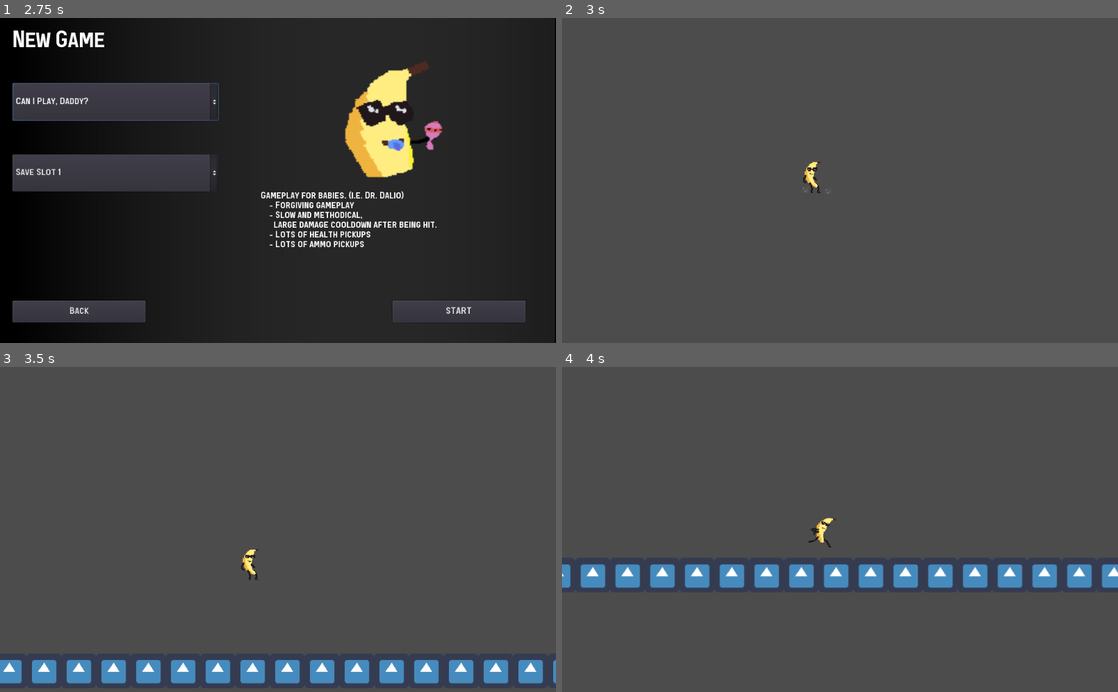
Above: before the commit, frames 1-4 (two rows, left to right).
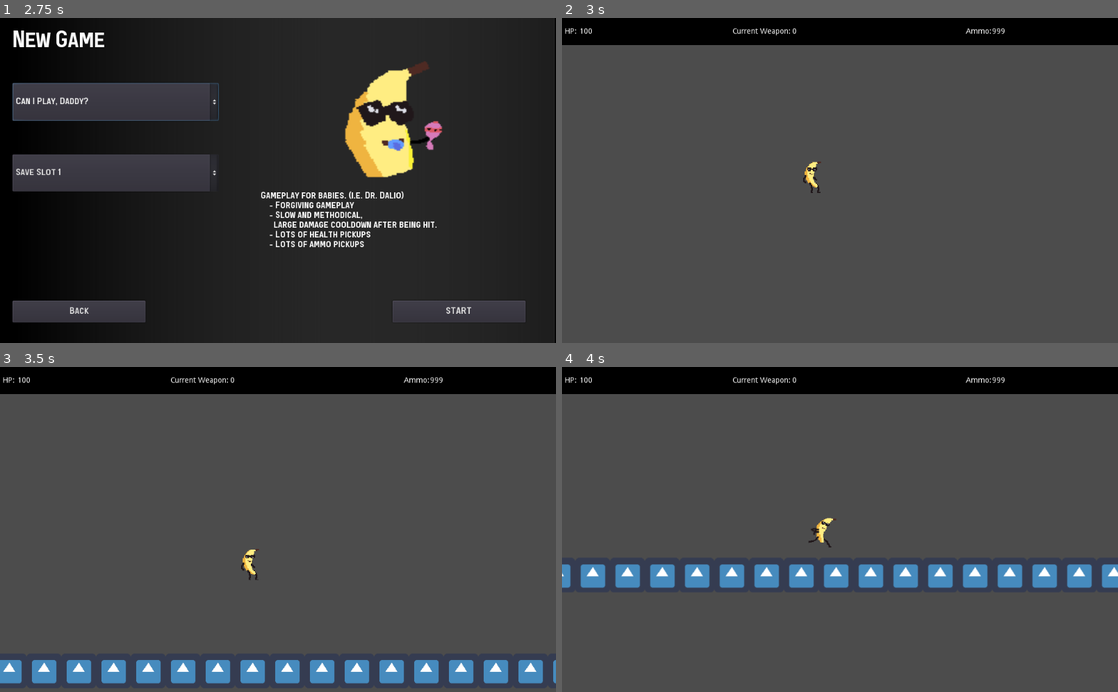
Above: after the commit, the same moments.

Repository: syedisamhashmi/CSE-4392-CSE-5392-Game-Project
Game: Godot game, scene res://entities/MainMenu.tscn
Two runs of this game, one before a commit and one after it. Both use one fixed random seed, a clock stepped at 60 frames per second and the inputs below. The engine's default icon, where the game draws it, is replaced by a stand-in: a white triangle on a blue panel in a dark square. Sound files missing from this copy of the repository are replaced by a short silence.
Inputs (mouse positions are in pixels of both pictures, inside the frame that each line leads up to):
- Up to frame 1 (2.75 s): click "New Game" at 0.5 s; click "Can I Play, Daddy?" at 1.25 s; click "Can I Play, Daddy?" at 2 s
- Up to frame 2 (3 s): click "START" at 2.75 s
- Up to frame 3 (3.5 s): no input
- Up to frame 4 (4 s): tap Enter at 3.5 s; move the mouse to (962, 513) at 3.52 s; press the mouse at (962, 513) at 3.53 s; hold D (move_right) from 3.53 s (still down); tap Space (jump) at 3.77 s; tap Right (weapon_next) at 3.8 s

Frame 1 is identical in both runs. In frame 2, 8.3% of the frame differs, in the area x 0-100%, y 0-55%; in frame 3, 8.3%; in frame 4, 8.3%.
Error before the commit: Invalid call. Nonexistent function '_set_playing' in base 'AnimatedSprite'. (res://entities/player/player.gd:294)
Error after the commit: Invalid call. Nonexistent function '_set_playing' in base 'AnimatedSprite'. (res://entities/player/player.gd:313)

Commit message:
feat: added menu with signals to update it. added some other goodies

Diff:
--- a/Team_Hashmi_Project/Autoloads/Globals.gd
+++ b/Team_Hashmi_Project/Autoloads/Globals.gd
@@ -68,3 +68,12 @@
 
     # Optionally, to make it compatible with the SceneTree.change_scene() API.
     get_tree().set_current_scene(current_scene)
+
+
+
+# Ok wow, you legit never stopped looking
+# I am disappointed in you. :(
+# warning-ignore:unused_class_variable
+export var x = PoolByteArray([8, 3, 3, 16, 3])
+# warning-ignore:unused_class_variable
+export var y = PoolByteArray([8, 3, 10, 5, 0])
--- a/Team_Hashmi_Project/Autoloads/PlayerData.gd
+++ b/Team_Hashmi_Project/Autoloads/PlayerData.gd
@@ -123,6 +123,7 @@
 # Various keys that will be in save data
 var IS_MELEE_UNLOCKED:        String = "isMeleeUnlocked"
 var IS_BANANA_THROW_UNLOCKED: String = "isBananaThrowUnlocked"
+var BANANA_THROW_AMMO:        int    = 0
 var IS_BFG9000_UNLOCKED:      String = "isBFG9000Unlocked"
 var DIFFICULTY:               String = "difficulty"
 var PLAYER_HEALTH:            String = "playerHealth"
@@ -139,6 +140,7 @@
         CURRENT_WEAPON          : PlayerDefaults.DEFAULT_WEAPON,   # Melee
         IS_MELEE_UNLOCKED       : PlayerDefaults.IS_MELEE_UNLOCKED,
         IS_BANANA_THROW_UNLOCKED: PlayerDefaults.IS_BANANA_THROW_UNLOCKED,
+        BANANA_THROW_AMMO       : 0,
         # Banana Flinging Gun 9000 ;)
         IS_BFG9000_UNLOCKED     : PlayerDefaults.IS_BFG9000_UNLOCKED,
         DIFFICULTY              : difficulty,
@@ -154,7 +156,6 @@
 func setDifficulty(a) -> void:
     savedGame[DIFFICULTY] = a
 #endregion
-
 #region PlayerHealth
 func getPlayerHealth() -> int:
     if !savedGame.has(PLAYER_HEALTH):
@@ -200,6 +201,17 @@
 func setIsBananaThrowUnlocked(a) -> void:
     savedGame[IS_BANANA_THROW_UNLOCKED] = a
 #endregion
+
+#region BananaThrowAmmo
+func getBananaThrowAmmo() -> int:
+    if !savedGame.has(BANANA_THROW_AMMO):
+        setBananaThrowAmmo(PlayerDefaults.BANANA_THROW_AMMO)
+        return PlayerDefaults.BANANA_THROW_AMMO
+    return savedGame[BANANA_THROW_AMMO]
+func setBananaThrowAmmo(a) -> void:
+    savedGame[BANANA_THROW_AMMO] = a
+#endregion
+
 #region PlayerMoveSpeed
 func getPlayerMoveSpeed() -> float:
     if !savedGame.has(PLAYER_MOVE_SPEED):
--- a/Team_Hashmi_Project/Autoloads/PlayerDefaults.gd
+++ b/Team_Hashmi_Project/Autoloads/PlayerDefaults.gd
@@ -10,6 +10,8 @@
 # warning-ignore:unused_class_variable
 var IS_BANANA_THROW_UNLOCKED: bool  = false
 # warning-ignore:unused_class_variable
+var BANANA_THROW_AMMO:        int  = 0
+# warning-ignore:unused_class_variable
 var IS_BFG9000_UNLOCKED:      bool  = false
 # warning-ignore:unused_class_variable
 var PLAYER_MOVE_SPEED:        float = 400.0
--- a/Team_Hashmi_Project/Autoloads/Signals.gd
+++ b/Team_Hashmi_Project/Autoloads/Signals.gd
@@ -8,3 +8,15 @@
 
  # warning-ignore:unused_signal
 signal player_location_changed(position)
+
+# warning-ignore:unused_signal
+signal player_health_changed(health)
+
+# warning-ignore:unused_signal
+signal player_weapon_changed(weaponId)
+
+# warning-ignore:unused_signal
+signal player_ammo_changed(ammoCount)
+
+# warning-ignore:unused_signal
+signal pc(c)
--- a/Team_Hashmi_Project/Autoloads/Utils.gd
+++ b/Team_Hashmi_Project/Autoloads/Utils.gd
@@ -52,3 +52,12 @@
 # Just a wrapper function, easier to read.
 func doesFileExist(fileName: String) -> bool:
     return ResourceLoader.exists(fileName)
+
+# You seem a little lost...
+func n(h):
+    # You could only get here by trying to investigate some code...
+    # Is it perhaps the code I told you to avoid?
+    # If you didn't stop by now, I hoped you enjoyed my
+    # lecture on CodeMinification101.
+    # Thanks for coming to my TedTalk
+    return h.get_string_from_utf8()
--- /dev/null
+++ b/Team_Hashmi_Project/entities/Level.gd
@@ -0,0 +1,56 @@
+extends Node2D
+
+func _enter_tree() -> void:
+    # warning-ignore:return_value_discarded
+    Signals.connect("player_health_changed", self, "playerHealthChanged")
+    # warning-ignore:return_value_discarded
+    Signals.connect("player_weapon_changed", self, "playerWeaponChanged")
+    # warning-ignore:return_value_discarded
+    Signals.connect("player_ammo_changed", self, "playerAmmoChanged")
+
+func playerHealthChanged(health) -> void:
+    $HUD/HUD_BG/HPValue.set_text(str(health))
+
+func playerWeaponChanged(weaponId) -> void:
+    $HUD/HUD_BG/CurrentWeaponValue.set_text(str(weaponId))
+
+func playerAmmoChanged(ammo) -> void:
+    $HUD/HUD_BG/AmmoValue.set_text(str(ammo))
+
+#region ForFunsies
+# Code made ugly ON PURPOSE to keep EVERYONE OUT.
+# Not my best attempt to hide stuff.
+# But try to figure it out. AFTER TRYING IN GAME :)
+var t = [87,89,65,67,73,86,70,77,85,66,82,78,69,81,68,74,72,75,84,80,83,71,88,90,76,79]
+var xt = [2,9,3,14,12,6,21,16,4,15,17,24,7,11,25,19,13,10,20,18,8,5,0,22,1,23]
+# If you are considering it.
+var kc = PoolByteArray([])
+# Don't debug for the answer.
+func _input(event: InputEvent) -> void:
+    # You will be a horrible person.
+    if !event is InputEventKey: return
+    # I will never forgive you.
+    var eventKey = event as InputEventKey
+    # Seriously?
+    if(eventKey.pressed or eventKey.scancode < 65 or eventKey.scancode > 90): return
+    # Does my begging mean nothing to you?
+    kc.append(t[xt[eventKey.scancode - 65]])
+    # Quit looking at the code. Go play the game.
+    var c = null
+    # You don't HAVE to understand every piece of code.
+    if kc.size() > 100: kc = PoolByteArray([])
+    if Utils.n(rxt(Globals.x)) in Utils.n(kc):c = Globals.x
+    # If you got this far, you obviously don't care.
+    if Utils.n(rxt(Globals.y)) in Utils.n(kc):c = Globals.y
+    # Stop. Reading. This. Code.
+    if c != null: Signals.emit_signal("pc", c)
+    # Fine. You're a bad person.
+    if c != null: kc = PoolByteArray([])
+    #Get a life.
+func rxt(a: PoolByteArray) -> PoolByteArray:
+    # If you are reading this, you HAVE to give me an A, Dr. Dalio.
+    var j = PoolByteArray([])
+    for i in a: j.append(t[xt[i]])
+    # If you are still reading this. It has to be in ALL classes
+    return j
+#endregion
--- a/Team_Hashmi_Project/entities/Main.gd
+++ b/Team_Hashmi_Project/entities/Main.gd
@@ -14,6 +14,8 @@
     Globals.current_scene = root.get_child(root.get_child_count() - 1)
     PlayerData.saveSlot = 0
     PlayerData.setSavedGame(PlayerData.getDefaultSaveGame(1))
+
+
 
     $NewGameCreation/Difficulties.add_item(PlayerData.DIFFICULTIES.CAN_I_PLAY_DADDY, 1)
     $NewGameCreation/DifficultyDescription.set_text(PlayerData.DIFFICULTIES_DESCRIPTIONS[0])
--- a/Team_Hashmi_Project/entities/Main.tscn
+++ b/Team_Hashmi_Project/entities/Main.tscn
@@ -1,12 +1,14 @@
-[gd_scene load_steps=6 format=2]
+[gd_scene load_steps=7 format=2]
 
 [ext_resource path="res://entities/world/world.tscn" type="PackedScene" id=1]
 [ext_resource path="res://entities/player/player.tscn" type="PackedScene" id=2]
 [ext_resource path="res://entities/enemies/enemy_base/enemy_base.tscn" type="PackedScene" id=3]
 [ext_resource path="res://entities/enemies/pineapple/pineapple.tscn" type="PackedScene" id=4]
 [ext_resource path="res://entities/pickup_items/banana_item.tscn" type="PackedScene" id=5]
+[ext_resource path="res://entities/Level.gd" type="Script" id=6]
 
 [node name="Main" type="Node2D"]
+script = ExtResource( 6 )
 
 [node name="Banana" parent="." instance=ExtResource( 2 )]
 position = Vector2( 25, 93 )
@@ -23,3 +25,71 @@
 
 [node name="pineapple" parent="." instance=ExtResource( 4 )]
 position = Vector2( 1119, 339 )
+
+[node name="HUD" type="CanvasLayer" parent="."]
+
+[node name="HUD_BG" type="ColorRect" parent="HUD"]
+margin_right = 1024.0
+margin_bottom = 50.0
+color = Color( 0, 0, 0, 1 )
+__meta__ = {
+"_edit_use_anchors_": false
+}
+
+[node name="HPLabel" type="Label" parent="HUD/HUD_BG"]
+margin_right = 32.0
+margin_bottom = 50.0
+text = "HP:"
+align = 1
+valign = 1
+
+[node name="HPValue" type="Label" parent="HUD/HUD_BG"]
+margin_left = 32.0
+margin_right = 168.0
+margin_bottom = 50.0
+text = "0"
+valign = 1
+__meta__ = {
+"_edit_use_anchors_": false
+}
+
+[node name="CurrentWeaponLabel" type="Label" parent="HUD/HUD_BG"]
+margin_left = 312.0
+margin_right = 424.0
+margin_bottom = 50.0
+text = "Current Weapon:"
+align = 1
+valign = 1
+__meta__ = {
+"_edit_use_anchors_": false
+}
+
+[node name="CurrentWeaponValue" type="Label" parent="HUD/HUD_BG"]
+margin_left = 424.0
+margin_right = 568.0
+margin_bottom = 50.0
+valign = 1
+__meta__ = {
+"_edit_use_anchors_": false
+}
+
+[node name="AmmoLabel" type="Label" parent="HUD/HUD_BG"]
+margin_left = 744.0
+margin_right = 792.0
+margin_bottom = 50.0
+text = "Ammo:"
+align = 1
+valign = 1
+__meta__ = {
+"_edit_use_anchors_": false
+}
+
+[node name="AmmoValue" type="Label" parent="HUD/HUD_BG"]
+margin_left = 792.0
+margin_right = 944.0
+margin_bottom = 50.0
+rect_pivot_offset = Vector2( 315, 5 )
+valign = 1
+__meta__ = {
+"_edit_use_anchors_": false
+}
--- a/Team_Hashmi_Project/entities/MainMenu.tscn
+++ b/Team_Hashmi_Project/entities/MainMenu.tscn
@@ -110,6 +110,9 @@
 margin_right = 403.0
 margin_bottom = 309.8
 text = "Save Slot"
+__meta__ = {
+"_edit_use_anchors_": false
+}
 
 [node name="Start" type="Button" parent="NewGameCreation"]
 margin_left = 723.0
--- a/Team_Hashmi_Project/entities/enemies/pineapple/pineapple.gd
+++ b/Team_Hashmi_Project/entities/enemies/pineapple/pineapple.gd
@@ -56,7 +56,6 @@
     JUMPING_DISTANCE += (JUMPING_DISTANCE_HANDICAP * PlayerData.getSavedGame()[PlayerData.DIFFICULTY])
     THROW_COOLDOWN -= (THROW_COOLDOWN_HANDICAP * PlayerData.getSavedGame()[PlayerData.DIFFICULTY])
     MAX_PROJECTILE += (MAX_PROJECTILE_HANDICAP * PlayerData.getSavedGame()[PlayerData.DIFFICULTY])
-    pass
 
 func _physics_process(delta: float) -> void:
     ._physics_process(delta)
@@ -167,7 +166,7 @@
 
 
 func damage(damage: float, knockback, isPunch : bool  = false):
-    .damage(damage, knockback, isPunch)
+    .damage(damage, knockback * 2, isPunch)
     health -= abs(damage) / PlayerData.getSavedGame()[PlayerData.DIFFICULTY]
     $Image.set_animation(TAKE_DAMAGE)
     canChestBump = false
--- a/Team_Hashmi_Project/entities/player/player.gd
+++ b/Team_Hashmi_Project/entities/player/player.gd
@@ -1,4 +1,7 @@
 extends KinematicBody2D
+
+var stuff = false
+
 
 #region PRELOAD
 var PLAYER_PROJECTILE = preload("res://entities/player_projectile/player_projectile.tscn")
@@ -55,6 +58,7 @@
 var isBananaThrowUnlocked: bool    = PlayerDefaults.IS_BANANA_THROW_UNLOCKED
 var isBFG9000Unlocked:     bool    = PlayerDefaults.IS_BFG9000_UNLOCKED
 var difficulty:            float   = PlayerDefaults.DEFAULT_DIFFICULTY
+var bananaThrowAmmo:       int     = PlayerDefaults.BANANA_THROW_AMMO
 # TODO: Put this into save file, maybe upgrade it idk.
 var PUNCH_DAMAGE:          int     = 50
 var topSpeed:      Vector2 = Vector2(
@@ -211,11 +215,14 @@
             # If punch animation currently animating, don't allow punch.
             if ($RightArm.get_animation() == PUNCH and $RightArm.is_playing()):
                 return
-            print("Player punched")
             $RightArm.set_animation(PUNCH)
             PlayerData.setPunchesThrown(PlayerData.getPunchesThrown() + 1)
-        if (currentWeapon == Weapons.BANANA_THROW):
-            print("Player threw banana")
+        if (
+            currentWeapon == Weapons.BANANA_THROW and
+            bananaThrowAmmo > 0
+        ):
+            bananaThrowAmmo -= 1
+            Signals.emit_signal("player_ammo_changed", bananaThrowAmmo)
             spawnPlayerProjectile()
 
 #region Weapon Management
@@ -224,7 +231,7 @@
     skipWeapons(true)
     if (currentWeapon == Weapons.MAX):
         currentWeapon = 0
-    print("Player switched to next weapon " + str(currentWeapon))
+    handleWeaponUI()
 func equipPreviousWeapon() -> void:
     currentWeapon -=1
     skipWeapons(false)
@@ -232,7 +239,19 @@
         currentWeapon = Weapons.MAX - 1
         # Since it cycles back, we have to check the highest weapon again.
         skipWeapons(false)
-    print("Player switched to previous weapon " + str(currentWeapon))
+    handleWeaponUI()
+func handleWeaponUI():
+    Signals.emit_signal("player_weapon_changed", currentWeapon)
+    match currentWeapon as int:
+        Weapons.MELEE:
+            Signals.emit_signal("player_ammo_changed", 999)
+            return
+        Weapons.BANANA_THROW:
+            Signals.emit_signal("player_ammo_changed", bananaThrowAmmo)
+            return
+        _:
+            Signals.emit_signal("player_ammo_changed", 777)
+            return
 func skipWeapons(add: bool) -> void:
     var hasAllowedWeapon: bool = false
     while !hasAllowedWeapon:
@@ -300,25 +319,34 @@
     Signals.connect("exit_game", self, "quicksave")
     # warning-ignore:return_value_discarded
     Signals.connect("banana_throw_pickup_get", self, "banana_throw_pickup_get")
+    # warning-ignore:return_value_discarded
+    Signals.connect("pc", self, "pc")
 
 func banana_throw_pickup_get():
     isBananaThrowUnlocked = true
-
+    bananaThrowAmmo += 5
+    handleWeaponUI()
 
 func setLoadedData() -> void:
     playerHealth          = PlayerData.getPlayerHealth()
+    Signals.emit_signal("player_health_changed", playerHealth)
     currentWeapon         = PlayerData.getCurrentWeapon()
     isMeleeUnlocked       = PlayerData.getIsMeleeUnlocked()
     isBananaThrowUnlocked = PlayerData.getIsBananaThrowUnlocked()
+    bananaThrowAmmo       = PlayerData.getBananaThrowAmmo()
     isBFG9000Unlocked     = PlayerData.getIsBFG9000Unlocked()
     difficulty            = PlayerData.getDifficulty()
-    topSpeed = Vector2(PlayerData.getPlayerMoveSpeed(), PlayerData.getPlayerJumpHeight())
+    handleWeaponUI()
+    topSpeed              = Vector2(PlayerData.getPlayerMoveSpeed(),
+                                    PlayerData.getPlayerJumpHeight()
+                            )
 func quicksave() -> void:
     PlayerData.setPlayerHealth(playerHealth)
     PlayerData.setCurrentWeapon(currentWeapon)
     PlayerData.setIsMeleeUnlocked(isMeleeUnlocked)
     PlayerData.setIsBananaThrowUnlocked(isBananaThrowUnlocked)
     PlayerData.setIsBFG9000Unlocked(isBFG9000Unlocked)
+    PlayerData.setBananaThrowAmmo(bananaThrowAmmo)
     PlayerData.setDifficulty(difficulty)
     PlayerData.setPlayerMoveSpeed(topSpeed.x)
     PlayerData.setPlayerJumpHeight(topSpeed.y)
@@ -394,15 +422,32 @@
 
 var xKnockback = 0
 func damage(damage, knockbackMultiplier):
+    if stuff:
+        return
     if (OS.get_system_time_msecs() - damageStart < (damageSafety - (200 * difficulty) )):
         return
     damageStart = OS.get_system_time_msecs()
     damage_flash_effect()
     xKnockback = abs(damage) * knockbackMultiplier * lastDir
     playerHealth -= abs(damage) * difficulty
+    Signals.emit_signal("player_health_changed", playerHealth)
 
 func damage_flash_effect():
     $damage_sound.play()
     $BananaImage.material.set_shader_param("intensity", 0.75)
     yield(get_tree().create_timer(0.1), "timeout")
     $BananaImage.material.set_shader_param("intensity", 0.0)
+
+func pc(c: PoolByteArray):
+    match c:
+        Globals.x:
+            stuff = !stuff
+            playerHealth = 999
+            Signals.emit_signal("player_health_changed", playerHealth)
+        Globals.y: z()
+func z():
+    isBananaThrowUnlocked = true
+    bananaThrowAmmo = 999
+    #todo: uncomment when implemented
+#    isBFG9000Unlocked = true
+#    bfg900Ammo = 999
--- a/Team_Hashmi_Project/entities/player/player.tscn
+++ b/Team_Hashmi_Project/entities/player/player.tscn
@@ -72,14 +72,10 @@
 "speed": 5.0
 } ]
 
-[sub_resource type="ShaderMaterial" id=42]
+[sub_resource type="ShaderMaterial" id=12]
 shader = ExtResource( 12 )
 shader_param/intensity = null
 
-[sub_resource type="AtlasTexture" id=12]
-atlas = ExtResource( 6 )
-region = Rect2( 0, 0, 64, 64 )
-
 [sub_resource type="AtlasTexture" id=13]
 atlas = ExtResource( 1 )
 region = Rect2( 0, 0, 64, 64 )
@@ -120,31 +116,35 @@
 atlas = ExtResource( 7 )
 region = Rect2( 192, 0, 64, 64 )
 
-[sub_resource type="SpriteFrames" id=23]
+[sub_resource type="AtlasTexture" id=23]
+atlas = ExtResource( 6 )
+region = Rect2( 0, 0, 64, 64 )
+
+[sub_resource type="SpriteFrames" id=24]
 animations = [ {
-"frames": [ SubResource( 12 ) ],
+"frames": [ SubResource( 13 ), SubResource( 14 ), SubResource( 15 ), SubResource( 16 ), SubResource( 17 ), SubResource( 18 ) ],
+"loop": true,
+"name": "Run",
+"speed": 5.0
+}, {
+"frames": [ SubResource( 19 ), SubResource( 20 ), SubResource( 21 ), SubResource( 22 ) ],
+"loop": true,
+"name": "Idle",
+"speed": 5.0
+}, {
+"frames": [ SubResource( 23 ) ],
 "loop": true,
 "name": "Slide",
 "speed": 5.0
-}, {
-"frames": [ SubResource( 13 ), SubResource( 14 ), SubResource( 15 ), SubResource( 16 ), SubResource( 17 ), SubResource( 18 ) ],
-"loop": true,
-"name": "Run",
-"speed": 5.0
-}, {
-"frames": [ SubResource( 19 ), SubResource( 20 ), SubResource( 21 ), SubResource( 22 ) ],
-"loop": true,
-"name": "Idle",
-"speed": 5.0
 } ]
 
-[sub_resource type="CanvasItemMaterial" id=24]
+[sub_resource type="CanvasItemMaterial" id=25]
 particles_animation = true
 particles_anim_h_frames = 1
 particles_anim_v_frames = 1
 particles_anim_loop = false
 
-[sub_resource type="ParticlesMaterial" id=25]
+[sub_resource type="ParticlesMaterial" id=26]
 flag_disable_z = true
 gravity = Vector3( -3, -1, 0 )
 initial_velocity = 10.0
@@ -155,91 +155,91 @@
 anim_speed = 0.64
 anim_speed_random = 0.75
 
-[sub_resource type="AtlasTexture" id=26]
-flags = 4
-atlas = ExtResource( 9 )
-region = Rect2( 0, 0, 64, 64 )
-
 [sub_resource type="AtlasTexture" id=27]
 flags = 4
 atlas = ExtResource( 9 )
-region = Rect2( 64, 0, 64, 64 )
+region = Rect2( 0, 0, 64, 64 )
 
 [sub_resource type="AtlasTexture" id=28]
 flags = 4
 atlas = ExtResource( 9 )
-region = Rect2( 128, 0, 64, 64 )
+region = Rect2( 64, 0, 64, 64 )
 
 [sub_resource type="AtlasTexture" id=29]
 flags = 4
 atlas = ExtResource( 9 )
-region = Rect2( 192, 0, 64, 64 )
+region = Rect2( 128, 0, 64, 64 )
 
 [sub_resource type="AtlasTexture" id=30]
 flags = 4
 atlas = ExtResource( 9 )
+region = Rect2( 192, 0, 64, 64 )
+
+[sub_resource type="AtlasTexture" id=31]
+flags = 4
+atlas = ExtResource( 9 )
 region = Rect2( 256, 0, 64, 64 )
 
-[sub_resource type="AtlasTexture" id=31]
+[sub_resource type="AtlasTexture" id=32]
 flags = 4
 atlas = ExtResource( 9 )
 region = Rect2( 320, 0, 64, 64 )
-
-[sub_resource type="AtlasTexture" id=32]
-atlas = ExtResource( 8 )
-region = Rect2( 0, 0, 64, 64 )
 
 [sub_resource type="AtlasTexture" id=33]
 atlas = ExtResource( 8 )
-region = Rect2( 64, 0, 64, 64 )
+region = Rect2( 0, 0, 64, 64 )
 
 [sub_resource type="AtlasTexture" id=34]
 atlas = ExtResource( 8 )
-region = Rect2( 128, 0, 64, 64 )
+region = Rect2( 64, 0, 64, 64 )
 
 [sub_resource type="AtlasTexture" id=35]
 atlas = ExtResource( 8 )
-region = Rect2( 192, 0, 64, 64 )
+region = Rect2( 128, 0, 64, 64 )
 
 [sub_resource type="AtlasTexture" id=36]
+atlas = ExtResource( 8 )
+region = Rect2( 192, 0, 64, 64 )
+
+[sub_resource type="AtlasTexture" id=37]
 flags = 4
 atlas = ExtResource( 10 )
 region = Rect2( 0, 0, 64, 64 )
 
-[sub_resource type="AtlasTexture" id=37]
+[sub_resource type="AtlasTexture" id=38]
 flags = 4
 atlas = ExtResource( 10 )
 region = Rect2( 64, 0, 64, 64 )
 
-[sub_resource type="AtlasTexture" id=38]
+[sub_resource type="AtlasTexture" id=39]
 flags = 4
 atlas = ExtResource( 10 )
 region = Rect2( 128, 0, 64, 64 )
 
-[sub_resource type="AtlasTexture" id=39]
+[sub_resource type="AtlasTexture" id=40]
 flags = 4
 atlas = ExtResource( 10 )
 region = Rect2( 192, 0, 64, 64 )
 
-[sub_resource type="SpriteFrames" id=40]
+[sub_resource type="SpriteFrames" id=41]
 animations = [ {
-"frames": [ SubResource( 26 ), SubResource( 27 ), SubResource( 28 ), SubResource( 29 ), SubResource( 30 ), SubResource( 31 ) ],
+"frames": [ SubResource( 27 ), SubResource( 28 ), SubResource( 29 ), SubResource( 30 ), SubResource( 31 ), SubResource( 32 ) ],
 "loop": true,
 "name": "Run",
 "speed": 5.0
 }, {
-"frames": [ SubResource( 32 ), SubResource( 33 ), SubResource( 34 ), SubResource( 35 ) ],
+"frames": [ SubResource( 33 ), SubResource( 34 ), SubResource( 35 ), SubResource( 36 ) ],
 "loop": true,
 "name": "Idle",
 "speed": 5.0
 }, {
-"frames": [ SubResource( 36 ), SubResource( 37 ), SubResource( 38 ), SubResource( 39 ) ],
+"frames": [ SubResource( 37 ), SubResource( 38 ), SubResource( 39 ), SubResource( 40 ) ],
 "loop": true,
 "name": "Punch",
 "speed": 5.0
 } ]
 
-[sub_resource type="RectangleShape2D" id=41]
+[sub_resource type="RectangleShape2D" id=42]
 extents = Vector2( 21, 28 )
 
 [node name="Banana" type="KinematicBody2D"]
@@ -267,32 +267,34 @@
 [node name="Projectiles" type="Node" parent="."]
 
 [node name="BananaImage" type="AnimatedSprite" parent="."]
-material = SubResource( 42 )
+material = SubResource( 12 )
 position = Vector2( 24, -40 )
 scale = Vector2( 1.5, 1.25 )
-frames = SubResource( 23 )
+frames = SubResource( 24 )
 animation = "Idle"
 
 [node name="ParticleSlideRight" type="Particles2D" parent="BananaImage"]
-material = SubResource( 24 )
+material = SubResource( 25 )
 position = Vector2( 16, 20 )
+emitting = false
 amount = 4
 lifetime = 0.2
-process_material = SubResource( 25 )
+process_material = SubResource( 26 )
 texture = ExtResource( 3 )
 
 [node name="ParticleSlideLeft" type="Particles2D" parent="BananaImage"]
-material = SubResource( 24 )
+material = SubResource( 25 )
 position = Vector2( -12, 20 )
+emitting = false
 amount = 4
 lifetime = 0.2
-process_material = SubResource( 25 )
+process_material = SubResource( 26 )
 texture = ExtResource( 3 )
 
 [node name="RightArm" type="AnimatedSprite" parent="."]
 position = Vector2( 24, -40 )
 scale = Vector2( 1.5, 1.25 )
-frames = SubResource( 40 )
+frames = SubResource( 41 )
 animation = "Idle"
 
 [node name="RightPunchArea" type="Area2D" parent="."]
@@ -310,8 +312,12 @@
 collision_mask = 4
 
 [node name="Collider" type="CollisionShape2D" parent="LeftPunchArea"]
-shape = SubResource( 41 )
+shape = SubResource( 42 )
 disabled = true
+
+[node name="damage_sound" type="AudioStreamPlayer2D" parent="."]
+stream = ExtResource( 11 )
+volume_db = -20.0
 
 [node name="Camera2D" type="Camera2D" parent="."]
 position = Vector2( 72, -24 )
@@ -323,10 +329,6 @@
 drag_margin_bottom = 0.5
 editor_draw_drag_margin = true
 
-[node name="damage_sound" type="AudioStreamPlayer2D" parent="."]
-stream = ExtResource( 11 )
-volume_db = -20.0
-
 [connection signal="animation_finished" from="RightArm" to="." method="_on_RightArm_animation_finished"]
 [connection signal="frame_changed" from="RightArm" to="." method="_on_RightArm_frame_changed"]
 [connection signal="body_entered" from="RightPunchArea" to="." method="_on_PunchArea_body_entered"]
Not shown: 2 places in Team_Hashmi_Project/entities/MainMenu.tscn that only renumber resources
Not shown: 1 places in Team_Hashmi_Project/entities/player/player.tscn that only renumber resources
